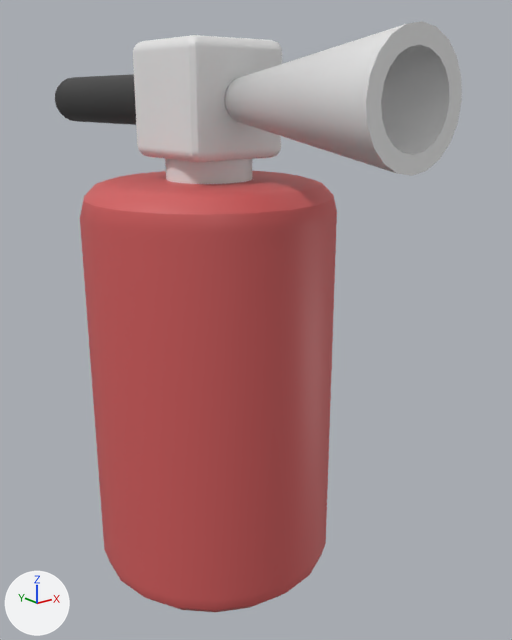
A saved change to the FBX model Assets/Models/Extinguisher.fbx.
One viewpoint serves both versions: a camera (50 mm lens) standing at (0.2616, -0.0598, 0.0272) and looking at (0.3045, -0.0061, 0.0057). Every picture has the same lights, and +X, +Y and +Z are marked at lower left. Where no turn or scale is listed for an object, it has been applied to the vertices.
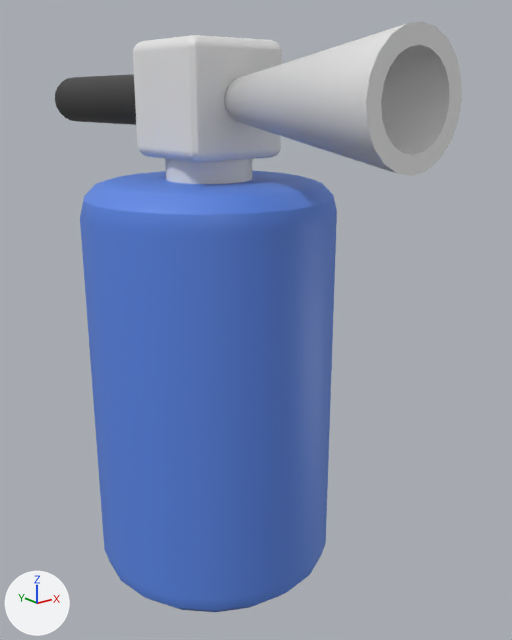
What differs and where, as boxes [x1, y1, x2, y2] in the pictures (512 x 640 px):
part 1 of me_mesh, recoloured: [80, 171, 337, 612] in both

Edits to the bpy script that builds the scene:
```text
Add mat_extinguisher_blue:
    mat_extinguisher_blue = principled_material('Extinguisher_Blue')
    mat_extinguisher_blue.base_color = (0.105, 0.242, 0.778)  # blue #5b87e4
Change me_mesh:
    where me_mesh.from_pydata(...)  # 444 vertices, 500 faces; spans x -0.012..0.012, y -0.0261..0.0261, z -0.026..0.026
    used by ob_pcylinder7; location = (0.3, -0.0024, 0.006)
    me_mesh part 1: 180 of the faces centred in x -0.0117..0.0117, y -0.0141..0.0093, z -0.026..0.014 switch from mat_extinguisher_body (red #d25d5d) to mat_extinguisher_blue (blue #5b87e4)
```
